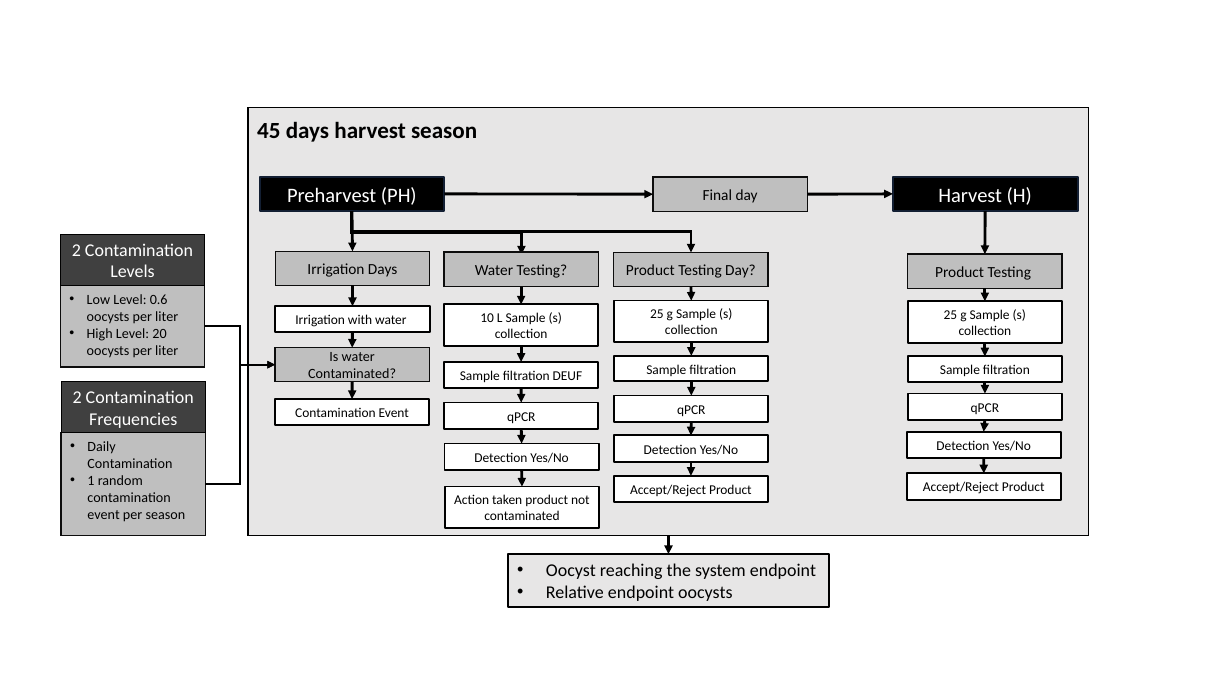
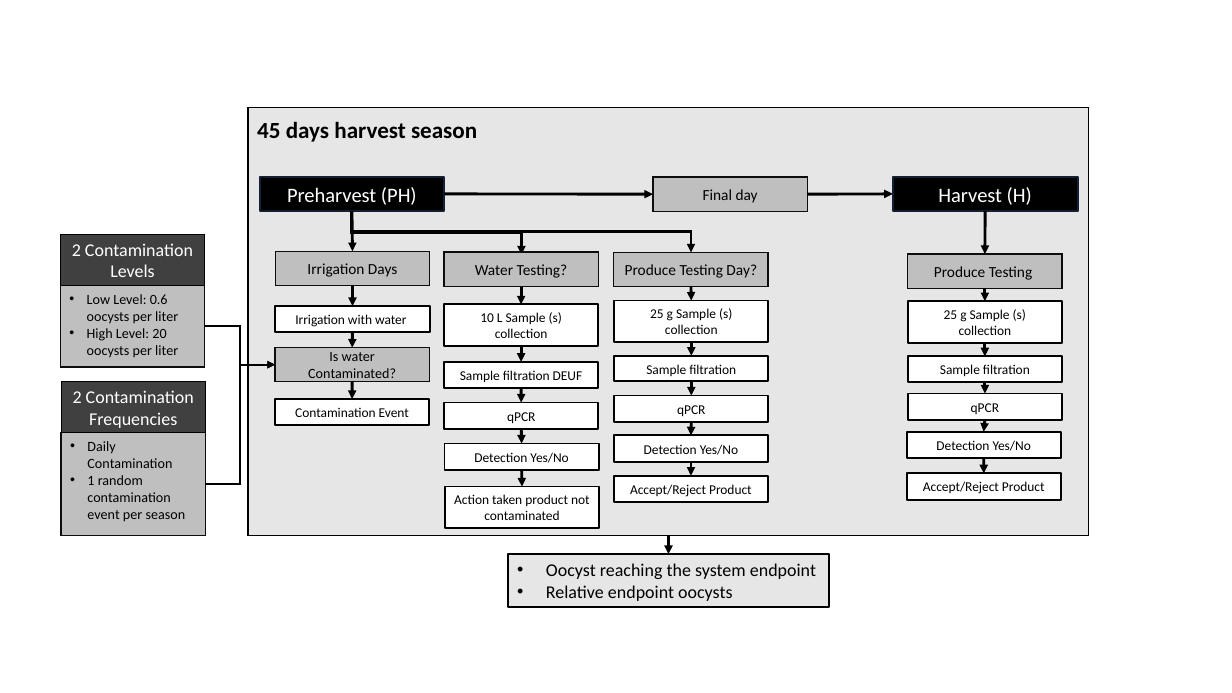
Before and after one commit to gareyes3/CPS-Farm-To-Facility-Cilantro, a slide deck: slide 2 of Figures PPTs/Process Model Framework.pptx. Drawn at 1232x693 pixels with LibreOffice and Linux fonts; fonts in the diff are those of the drawing. Boxes give left, top, right and bottom in pixels: in the first picture for what was removed or moved away, otherwise in the second. Text is boxed around its words. In the diff, an @@ line names an element or a change of style, - is before the commit and + after.

```diff
--- a/Figures PPTs/Process Model Framework.pptx
+++ b/Figures PPTs/Process Model Framework.pptx
@@ text in rectangle at (625, 264, 757, 278): text changed @@
-Product Testing Day?
+Produce Testing Day?
@@ text in rectangle at (934, 266, 1033, 280): text changed @@
-Product Testing
+Produce Testing
```
Also in this commit, not shown: 7 other files.
